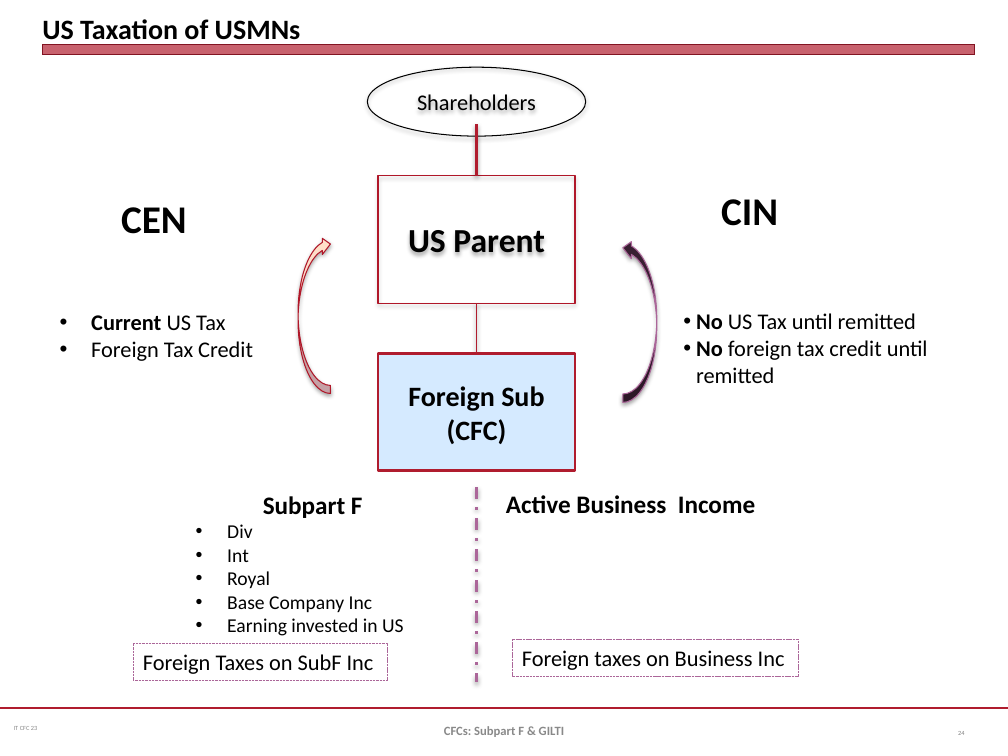
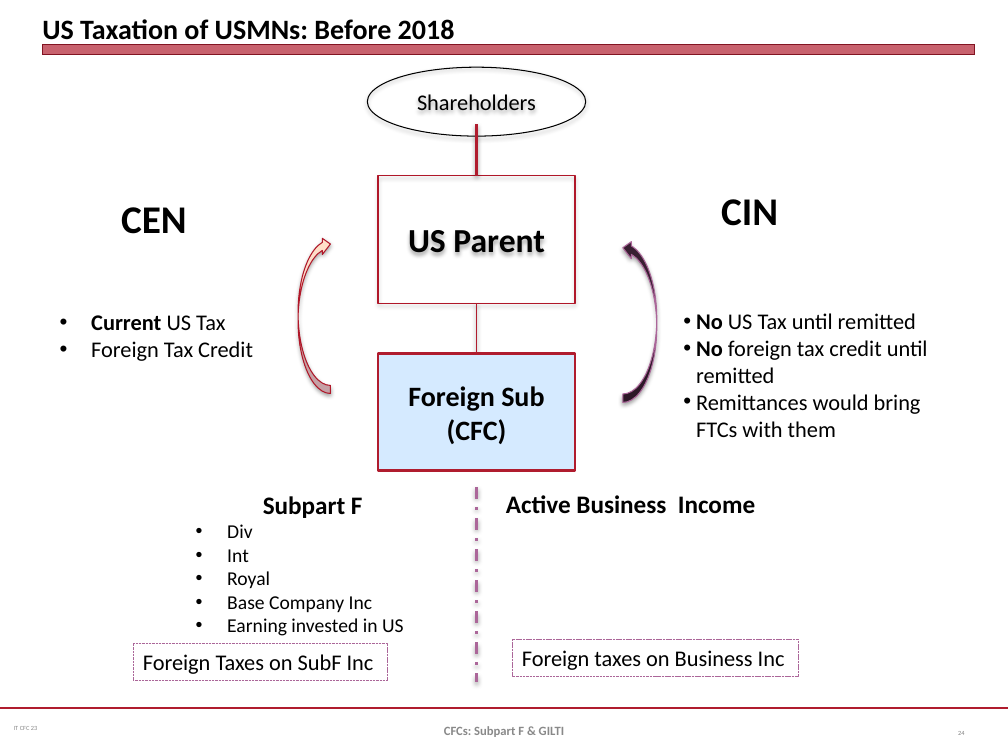
Before and after one commit to jmc877/International-Tax, a slide deck: slide 24 of slides/IT_CFC_23.pptx. Drawn at 1008x756 pixels with LibreOffice and Linux fonts; fonts in the diff are those of the drawing. Boxes give left, top, right and bottom in pixels: in the first picture for what was removed or moved away, otherwise in the second. Text is boxed around its words. In the diff, an @@ line names an element or a change of style, - is before the commit and + after.

```diff
--- a/slides/IT_CFC_23.pptx
+++ b/slides/IT_CFC_23.pptx
@@ title at [42,19,455,46]: text changed @@
-US Taxation of USMNs
+US Taxation of USMNs: Before 2018
@@ text at [696,394,921,437]: paragraph added @@
+• Remittances would bring FTCs with them
```
Also in this commit, not shown: 13 other slides changed, 4 other files.
